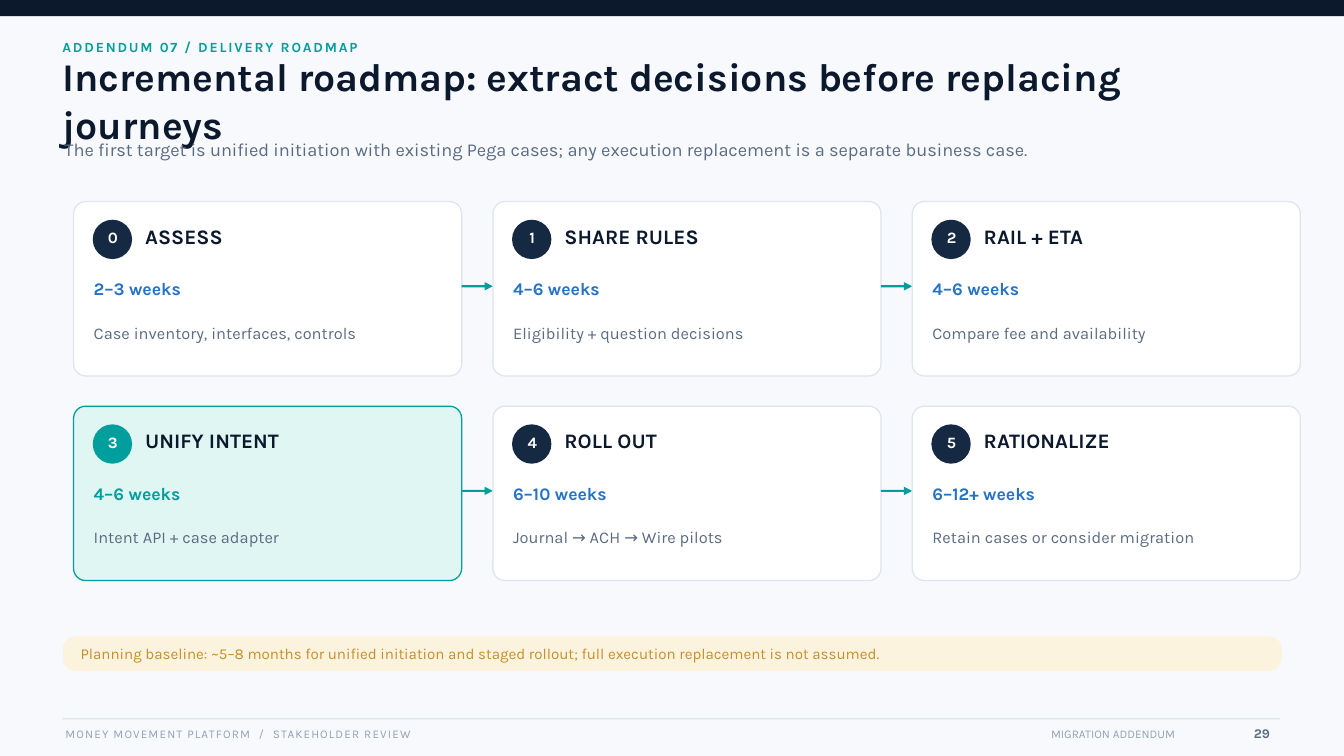
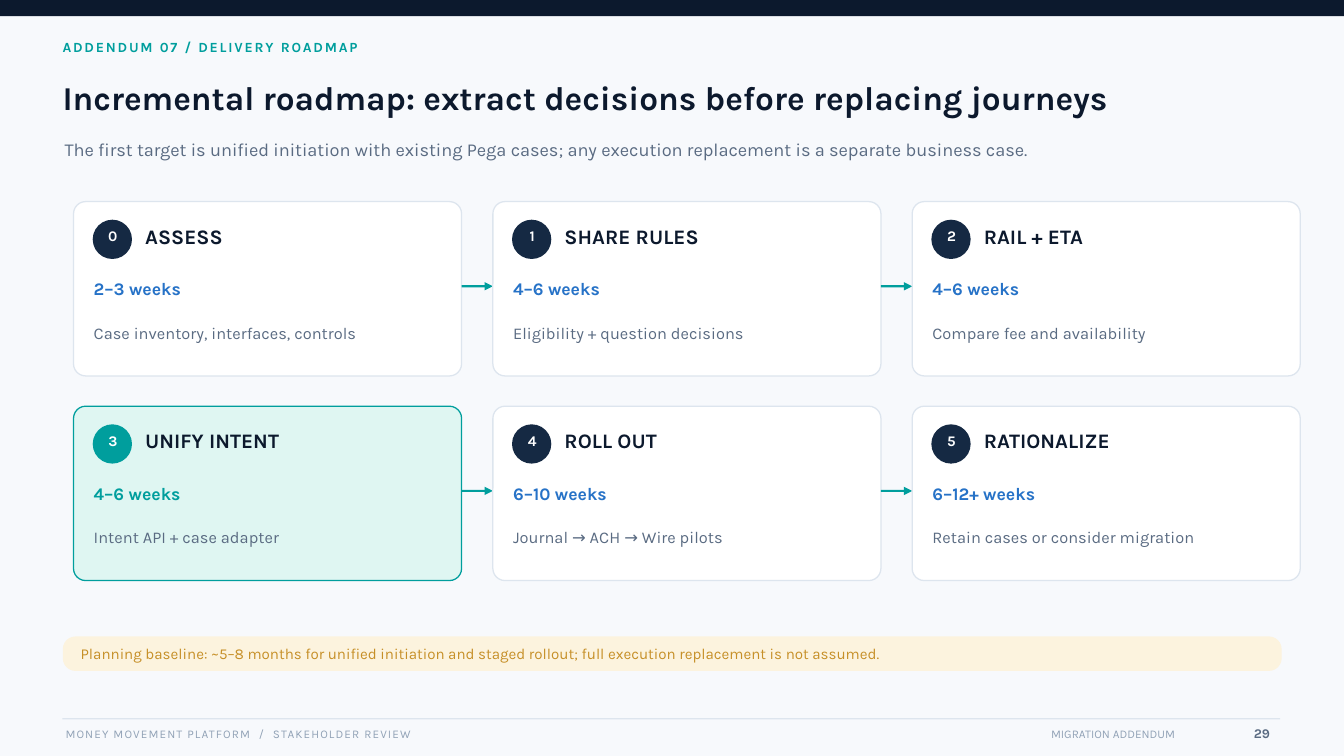
Before and after one commit to pganjam/Share, a slide deck: slide 29 of Money_Movement_Stakeholder_Design_Review_with_Pega_Migration_Addendum_v2.pptx. Drawn at 1344x756 pixels with LibreOffice and Linux fonts; fonts in the diff are those of the drawing. Boxes give left, top, right and bottom in pixels: in the first picture for what was removed or moved away, otherwise in the second. Text is boxed around its words. In the diff, an @@ line names an element or a change of style, - is before the commit and + after.

```diff
--- a/Money_Movement_Stakeholder_Design_Review_with_Pega_Migration_Addendum_v2.pptx
+++ b/Money_Movement_Stakeholder_Design_Review_with_Pega_Migration_Addendum_v2.pptx
@@ text "Incremental roadmap: extract decisions before ..." at (63,86,1108,118): size 28 to 23.8 pt; line spacing 1 to 0.9 @@
@@ proportions changed in 6 elements at (93,220,132,259), (512,220,552,259), (932,220,971,259), (93,424,132,464), (512,424,552,464), (932,424,971,464) @@
@@ size 11.3 to 10.5 pt; line spacing 1 to 0.8 in 6 elements at (108,231,117,241), (530,231,535,241), (947,231,956,241), (108,436,117,446), (528,436,537,446), (947,436,956,446) @@
```
Also in this commit, not shown: 33 other slides changed, 1 other file.
